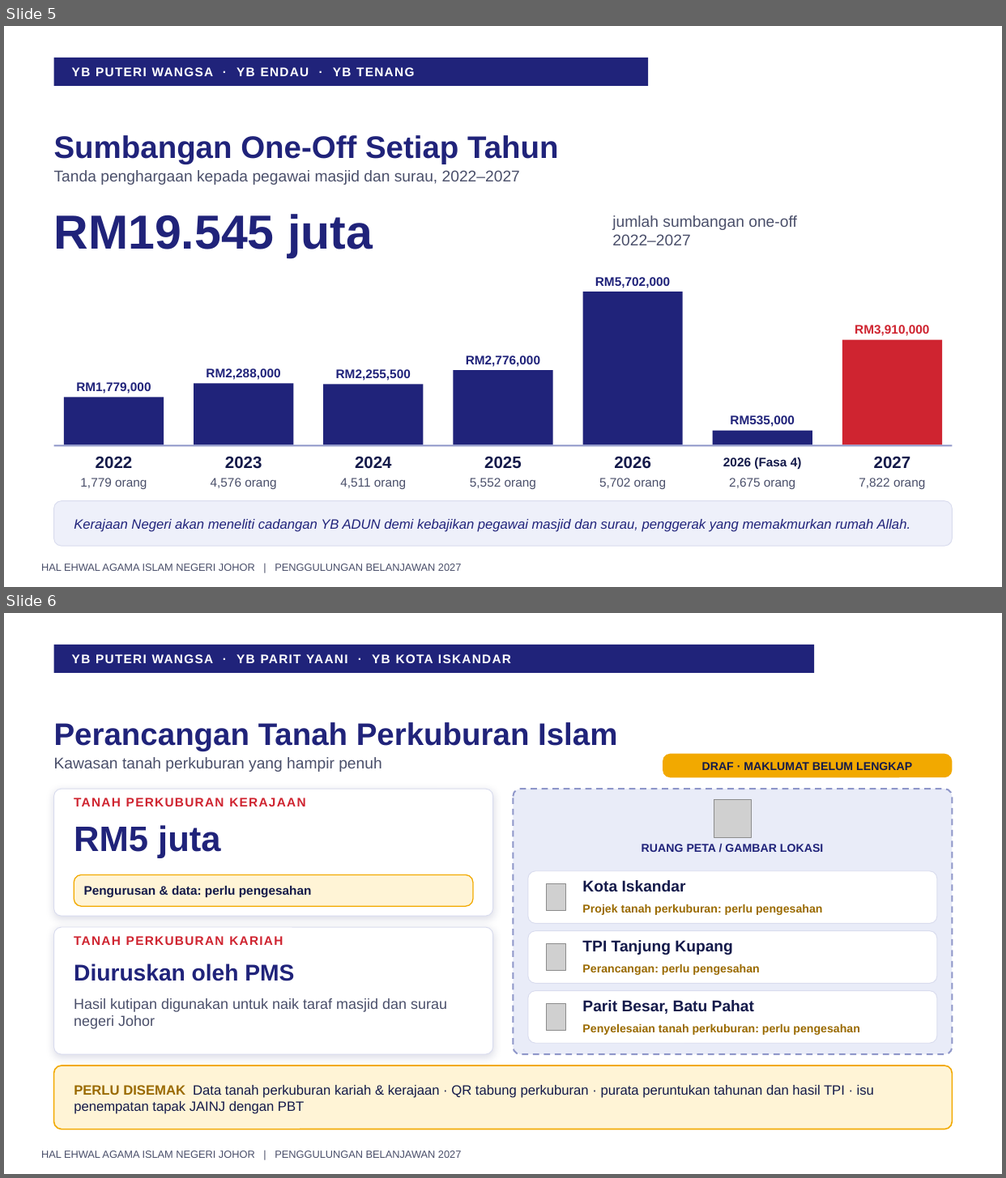
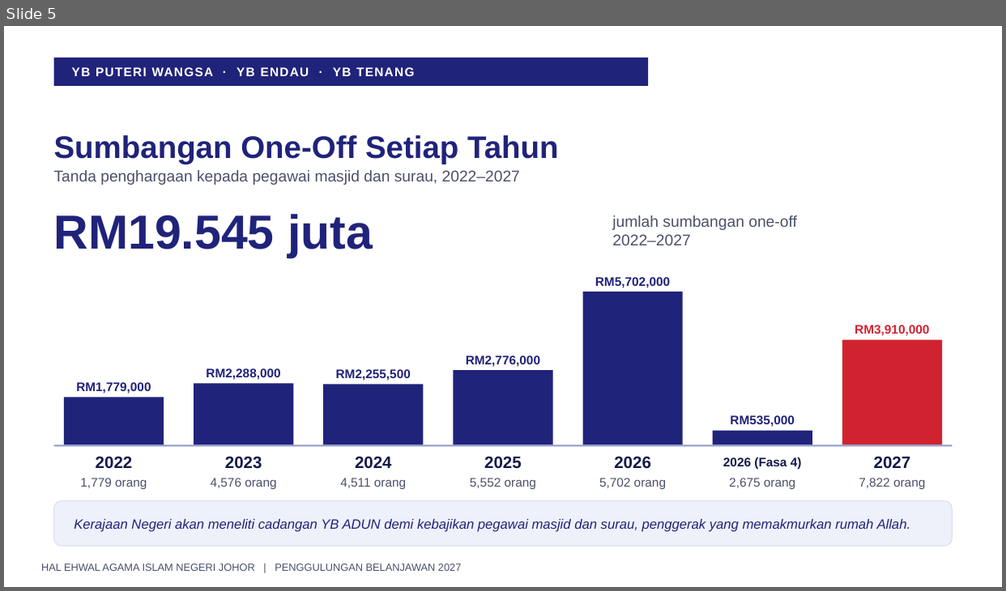
Before and after one commit to nawaljoe/Nawal, a slide deck: output/Penggulungan_Hal_Ehwal_Agama_Islam_2027_16x9.pptx. Shown one above the other, each under a label of ours: slides 5 and 6 before the commit, slide 5 after it. The pictures are 1006x1178 and 1006x591 pixels, drawn with LibreOffice and Linux fonts; fonts in the diff are those of the drawing; grey boxes stand for pictures; background and template pictures are left out. Boxes give left, top, right and bottom in pixels: in the first picture for what was removed or moved away, otherwise in the second. Text is boxed around its words. In the diff, an @@ line names an element or a change of style, - is before the commit and + after.

```diff
--- a/output/Penggulungan_Hal_Ehwal_Agama_Islam_2027_16x9.pptx
+++ b/output/Penggulungan_Hal_Ehwal_Agama_Islam_2027_16x9.pptx
@@ slide 6 removed at <box>4,613,1002,1174</box>, background #FFFFFF; not listed: 1 template element that a slide beside it also shows @@
@@ rectangle removed at <box>54,645,815,673</box> @@
@@ text removed at <box>72,654,511,663</box> @@
-YB PUTERI WANGSA · YB PARIT YAANI · YB KOTA ISKANDAR
@@ text removed at <box>54,722,617,751</box> @@
-Perancangan Tanah Perkuburan Islam
@@ text removed at <box>54,757,381,772</box> @@
-Kawasan tanah perkuburan yang hampir penuh
@@ rounded rectangle removed at <box>663,754,953,777</box> @@
@@ text removed at <box>702,762,912,770</box> @@
-DRAF · MAKLUMAT BELUM LENGKAP
@@ rounded rectangle removed at <box>54,789,493,916</box> @@
@@ text removed at <box>74,798,305,807</box> @@
-TANAH PERKUBURAN KERAJAAN
@@ rounded rectangle removed at <box>513,789,953,1054</box> @@
@@ picture removed at <box>714,800,751,837</box> @@
@@ text removed at <box>74,825,220,858</box> @@
-RM5 juta
@@ text removed at <box>641,844,823,852</box> @@
-RUANG PETA / GAMBAR LOKASI
@@ rounded rectangle removed at <box>74,875,473,906</box> @@
@@ rounded rectangle removed at <box>528,871,938,924</box> @@
@@ text removed at <box>84,886,312,898</box> @@
-Pengurusan & data: perlu pengesahan
@@ picture removed at <box>546,884,565,911</box> @@
@@ text removed at <box>582,880,686,892</box> @@
-Kota Iskandar
@@ text removed at <box>582,904,822,915</box> @@
-Projek tanah perkuburan: perlu pengesahan
@@ rounded rectangle removed at <box>54,927,493,1054</box> @@
@@ text removed at <box>74,936,283,945</box> @@
-TANAH PERKUBURAN KARIAH
@@ rounded rectangle removed at <box>528,931,938,983</box> @@
@@ picture removed at <box>546,944,565,971</box> @@
@@ text removed at <box>582,940,733,955</box> @@
-TPI Tanjung Kupang
@@ text removed at <box>74,964,294,982</box> @@
-Diuruskan oleh PMS
@@ text removed at <box>582,964,759,975</box> @@
-Perancangan: perlu pengesahan
@@ text removed at <box>74,999,447,1029</box> @@
-Hasil kutipan digunakan untuk naik taraf masjid dan surau negeri Johor
@@ rounded rectangle removed at <box>528,991,938,1043</box> @@
@@ text removed at <box>582,1000,754,1014</box> @@
-Parit Besar, Batu Pahat
@@ picture removed at <box>546,1003,565,1031</box> @@
@@ text removed at <box>582,1024,859,1035</box> @@
-Penyelesaian tanah perkuburan: perlu pengesahan
@@ rounded rectangle removed at <box>54,1066,953,1130</box> @@
@@ text removed at <box>74,1085,874,1114</box> @@
-PERLU DISEMAK Data tanah perkuburan kariah & kerajaan · QR tabung perkuburan · purata peruntukan tahunan dan hasil TPI · isu penempatan tapak JAINJ dengan PBT
```
Also in this commit, not shown: 1 slide changed, 3 slides added, 3 other files.
